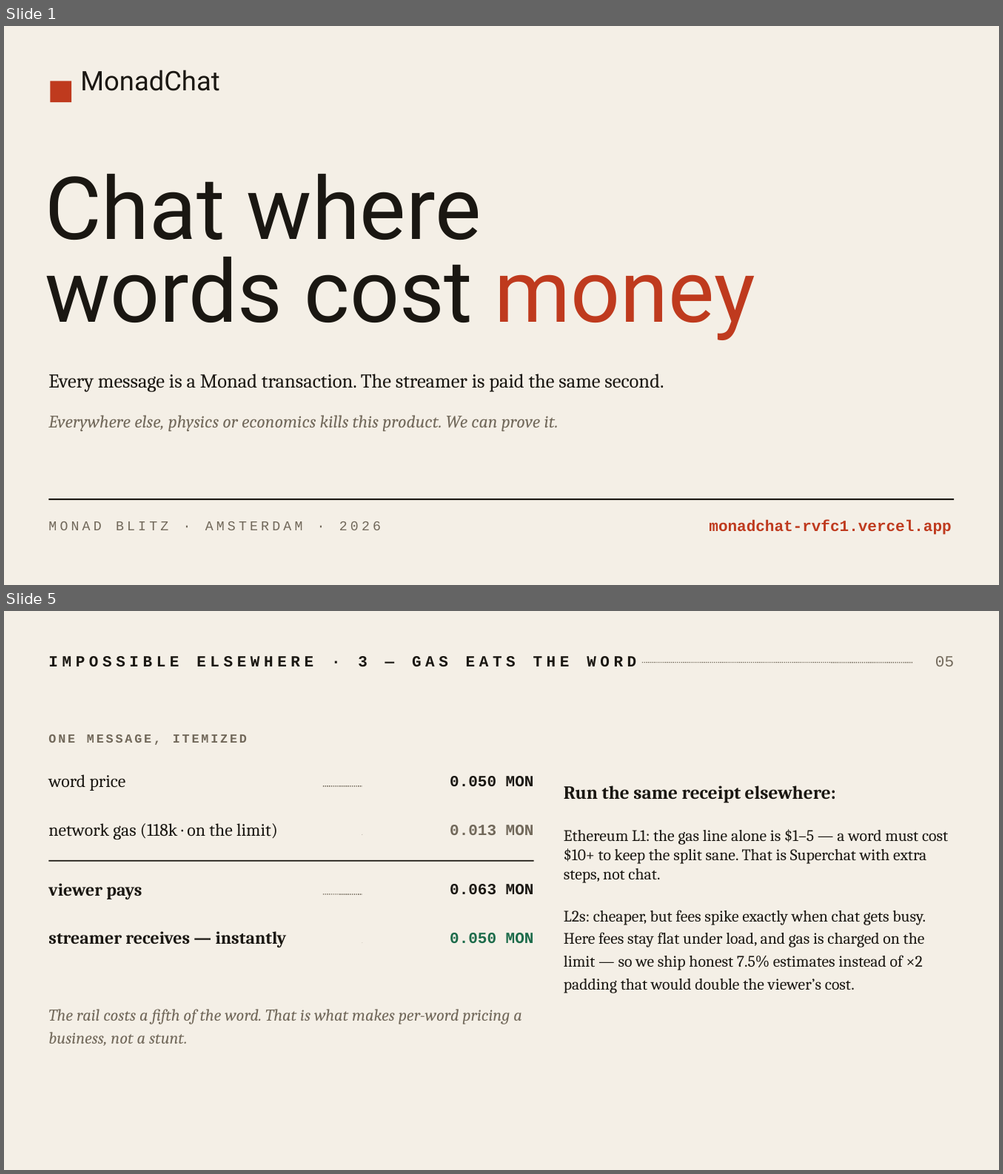
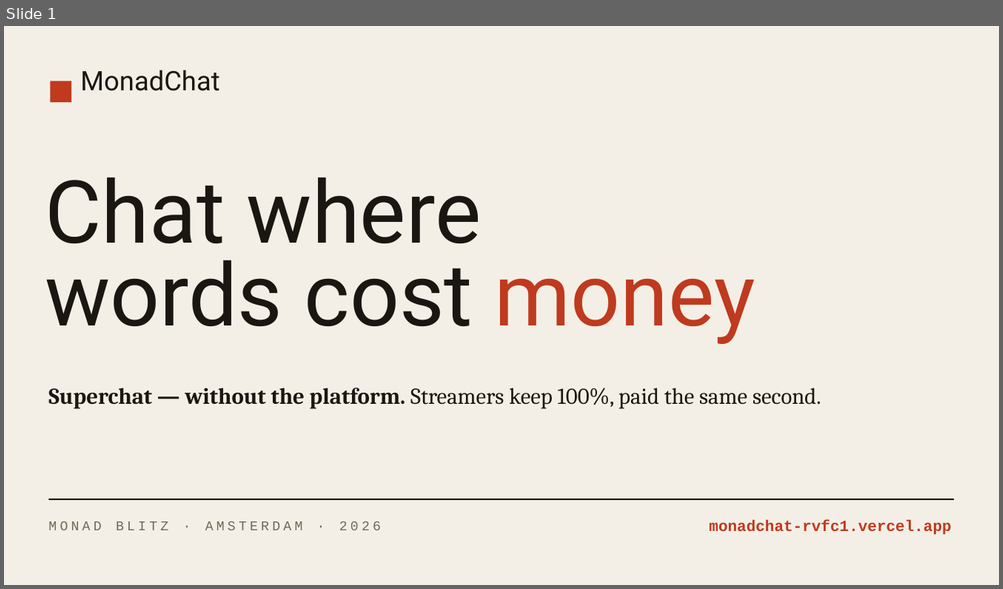
Before and after one commit to Nikita-sud/MonadChat, a slide deck: MonadChat-pitch.pptx. Shown one above the other, each under a label of ours: slides 1 and 5 before the commit, slide 1 after it; the slides between them are not shown. The pictures are 1003x1174 and 1003x589 pixels, drawn with LibreOffice and Linux fonts; fonts in the diff are those of the drawing. Boxes give left, top, right and bottom in pixels: in the first picture for what was removed or moved away, otherwise in the second. Text is boxed around its words. In the diff, an @@ line names an element or a change of style, - is before the commit and + after.

```diff
--- a/MonadChat-pitch.pptx
+++ b/MonadChat-pitch.pptx
@@ slide 5 removed at box(4, 611, 999, 1170), background #F4EFE6 @@
@@ text removed at box(48, 656, 636, 667) @@
-IMPOSSIBLE ELSEWHERE · 3 — GAS EATS THE WORD
@@ line removed from (642, 663) to (913, 663) @@
@@ text removed at box(935, 656, 953, 667) @@
-05
@@ text removed at box(48, 735, 247, 745) @@
-ONE MESSAGE, ITEMIZED
@@ text removed at box(48, 775, 126, 791) @@
-word price
@@ line removed from (324, 786) to (362, 786) @@
@@ text removed at box(449, 776, 534, 786) @@
-0.050 MON
@@ text removed at box(563, 786, 948, 994) @@
-Run the same receipt elsewhere:
-Ethereum L1: the gas line alone is $1–5 — a word must cost $10+ to keep the split sane. That is Superchat with extra steps, not chat.
-L2s: cheaper, but fees spike exactly when chat gets busy. Here fees stay flat under load, and gas is charged on the limit — so we ship honest 7.5% estimates instead of ×2 padding that would double the viewer’s cost.
@@ text removed at box(48, 823, 278, 840) @@
-network gas (118k · on the limit)
@@ text removed at box(449, 825, 534, 835) @@
-0.013 MON
@@ line removed from (362, 834) to (362, 834) @@
@@ line removed from (48, 861) to (534, 861) @@
@@ text removed at box(48, 883, 142, 900) @@
-viewer pays
@@ line removed from (324, 894) to (362, 894) @@
@@ text removed at box(449, 884, 534, 895) @@
-0.063 MON
@@ text removed at box(48, 931, 287, 948) @@
-streamer receives — instantly
@@ line removed from (362, 943) to (362, 943) @@
@@ text removed at box(449, 933, 534, 943) @@
-0.050 MON
@@ text removed at box(48, 1009, 522, 1046) @@
-The rail costs a fifth of the word. That is what makes per-word pricing a business, not a stunt.
@@ slide 1 changed as well @@
@@ text "Chat where words cost money": place and size @@
-text "Chat where words cost money" at box(45, 173, 755, 340)
+text "Chat where words cost money" at box(45, 177, 755, 344)
@@ text at box(48, 388, 821, 409): text changed; size 19 to 22 pt @@
-Every message is a Monad transaction. The streamer is paid the same second.
+Superchat — without the platform. Streamers keep 100%, paid the same second.
@@ text removed at box(48, 415, 558, 432) @@
-Everywhere else, physics or economics kills this product. We can prove it.
```
Also in this commit, not shown: 1 other slide changed, 5 slides added, 4 other slides removed.
